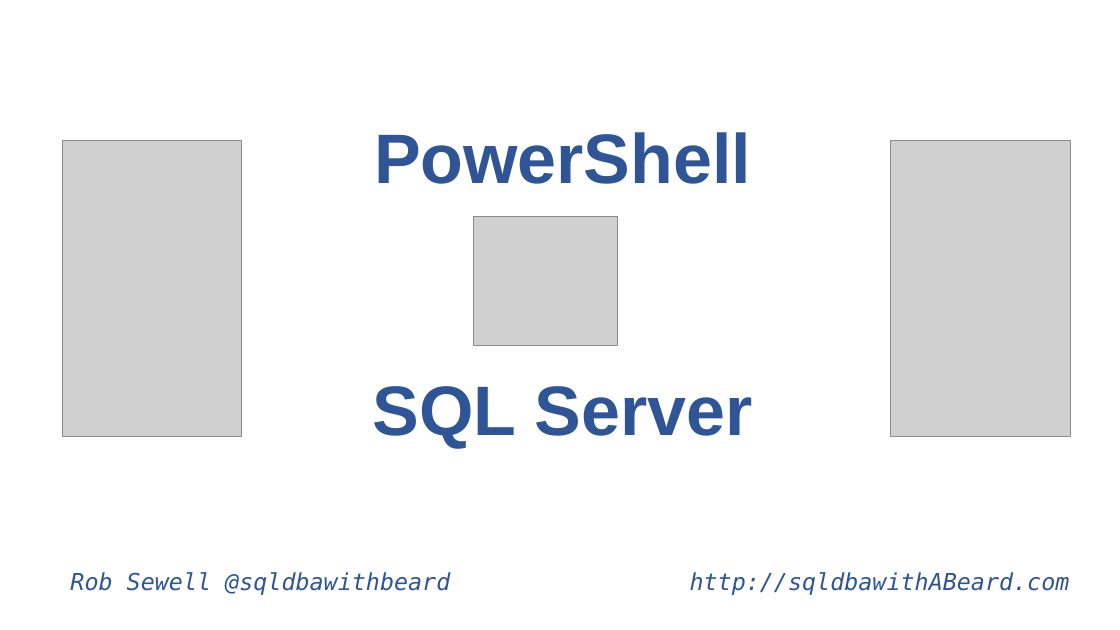
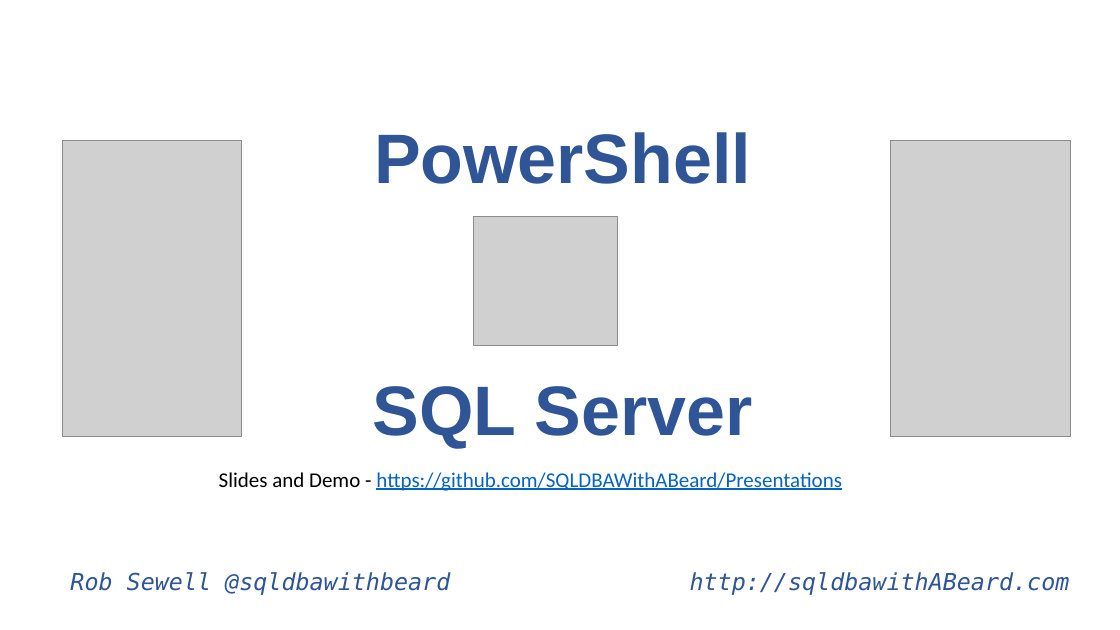
Before and after one commit to SQLDBAWithABeard/Presentations, a slide deck: slide 1 of Powershell Loves SQL Server - New Module and Community Modules/PowerSHell Loves SQL Server - New Module and Community Modules.pptx. Drawn at 1120x630 pixels with LibreOffice and Linux fonts; fonts in the diff are those of the drawing; grey boxes stand for pictures. Boxes give left, top, right and bottom in pixels: in the first picture for what was removed or moved away, otherwise in the second. Text is boxed around its words. In the diff, an @@ line names an element or a change of style, - is before the commit and + after.

Commit message:
Added link to SLides

```diff
--- a/Powershell Loves SQL Server - New Module and Community Modules/PowerSHell Loves SQL Server - New Module and Community Modules.pptx
+++ b/Powershell Loves SQL Server - New Module and Community Modules/PowerSHell Loves SQL Server - New Module and Community Modules.pptx
@@ text added at (219, 472, 842, 491), 18 pt, text #0563C1, underline @@
+Slides and Demo - https://github.com/SQLDBAWithABeard/Presentations
```
